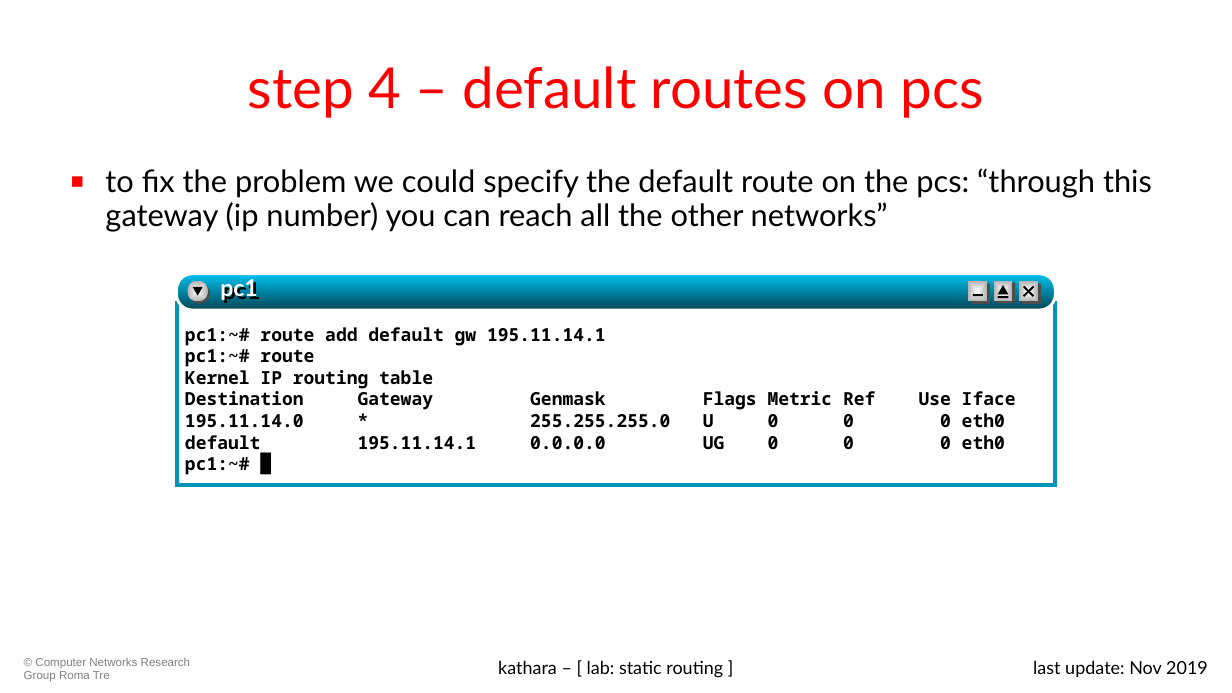
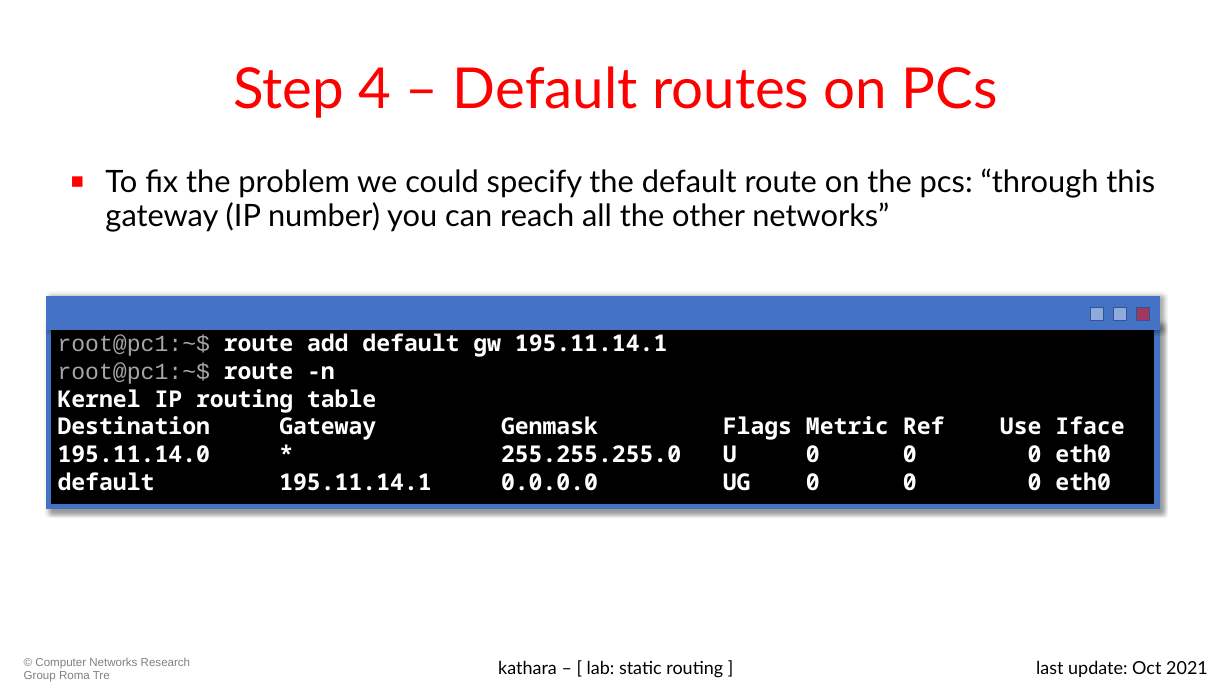
Before and after one commit to KatharaFramework/Kathara-Labs, a slide deck: slide 9 of Basic Topics/Static routing/004-kathara-lab_static-routing.pptx (slide 11 before the commit). Drawn at 1232x693 pixels with LibreOffice and Linux fonts; fonts in the diff are those of the drawing. Boxes give left, top, right and bottom in pixels: in the first picture for what was removed or moved away, otherwise in the second. Text is boxed around its words. In the diff, an @@ line names an element or a change of style, - is before the commit and + after.

```diff
--- a/Basic Topics/Static routing/004-kathara-lab_static-routing.pptx
+++ b/Basic Topics/Static routing/004-kathara-lab_static-routing.pptx
@@ title at box(233, 66, 998, 118): text changed @@
-step 4 – default routes on pcs
+Step 4 – Default routes on PCs
@@ text at box(105, 168, 1155, 232): text changed @@
-■ to fix the problem we could specify the default route on the pcs: “through this gateway (ip number) you can reach all the other networks”
+■ To fix the problem we could specify the default route on the pcs: “through this gateway (IP number) you can reach all the other networks”
@@ rectangle added at box(48, 299, 1157, 327), fill #4472C4, outline #4472C4 4.5 pt @@
@@ group removed at box(177, 274, 1055, 485): 6 rectangles, 4 lines, 2 ellipses, 2 triangles, 1 rounded rectangle, 1 text @@
-pc1
@@ text in rectangle at box(48, 324, 1157, 506): paragraph removed @@
-pc1:~# █
@@ rectangle "root@pc1:~$ route add default gw ...": place and size @@
-rectangle "root@pc1:~$ route add default gw ..." at box(185, 327, 1005, 454)
+rectangle "root@pc1:~$ route add default gw ..." at box(48, 324, 1157, 506)
@@ rectangle "root@pc1:~$ route add default gw ..." at box(48, 324, 1157, 506): fill none to #000000; outline none to #4472C4 4.5 pt; shadow on @@
@@ rectangle: place and size @@
-rectangle at box(1022, 284, 1041, 304)
+rectangle at box(1091, 308, 1104, 321)
@@ rectangle at box(1091, 308, 1104, 321): fill #4D4D4D to #8FAADC; outline none to #325491 1 pt @@
@@ rectangle added at box(1114, 308, 1127, 321), fill #8FAADC, outline #325491 1 pt @@
@@ rectangle added at box(1137, 308, 1150, 321), fill #FF0000 at 50% opacity, outline #325491 1 pt @@
@@ text in rectangle at box(58, 333, 667, 384): text changed; size 14 to 18 pt; text colour #000000 to #FFFFFF @@
-pc1:~# route add default gw 195.11.14.1
-pc1:~# route
+root@pc1:~$ route add default gw 195.11.14.1
+root@pc1:~$ route -n
@@ text in rectangle at box(58, 389, 1110, 491): size 14 to 18 pt, text colour #000000 to #FFFFFF in "Kernel IP routing table", "Destination Gateway Genmask Flags Metric Ref Use ...", "195.11.14.0 * 255.255.255.0 U 0 0 0 ...", "default 195.11.14.1 0.0.0.0 UG 0 0 0 ..." @@
@@ text at box(1036, 660, 1208, 677): text changed @@
-last update: Nov 2019
+last update: Oct 2021
```
Also in this commit, not shown: 17 other slides changed, 2 slides removed, 9 other files.
